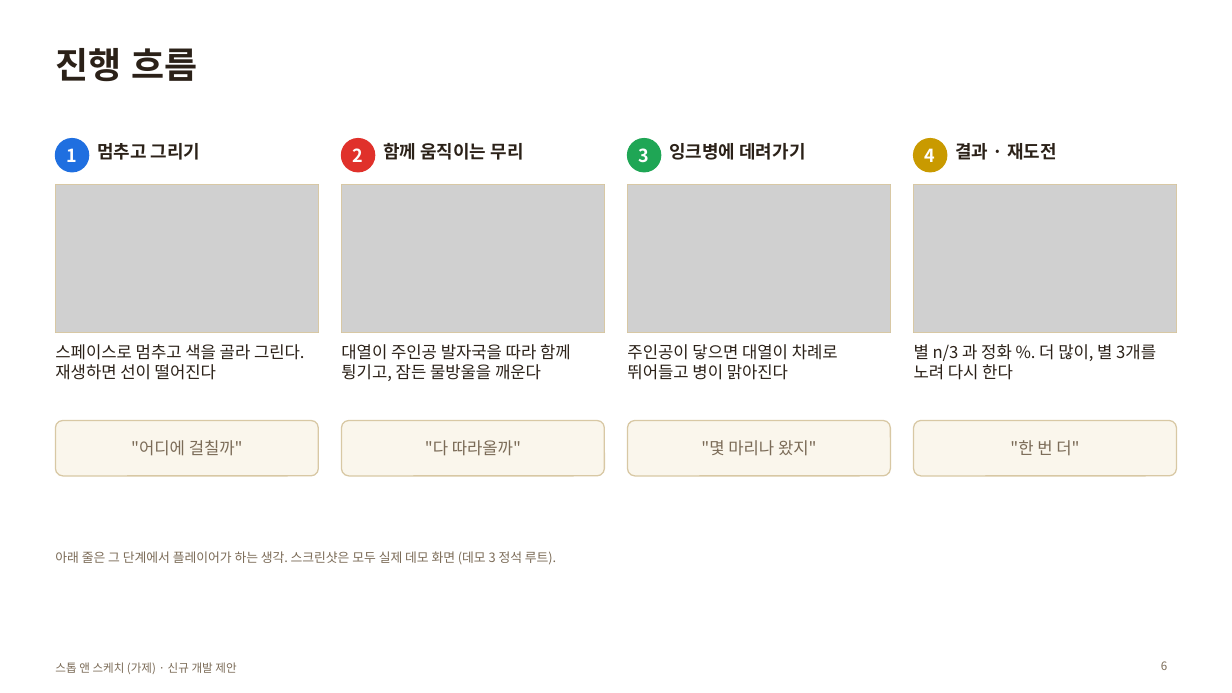
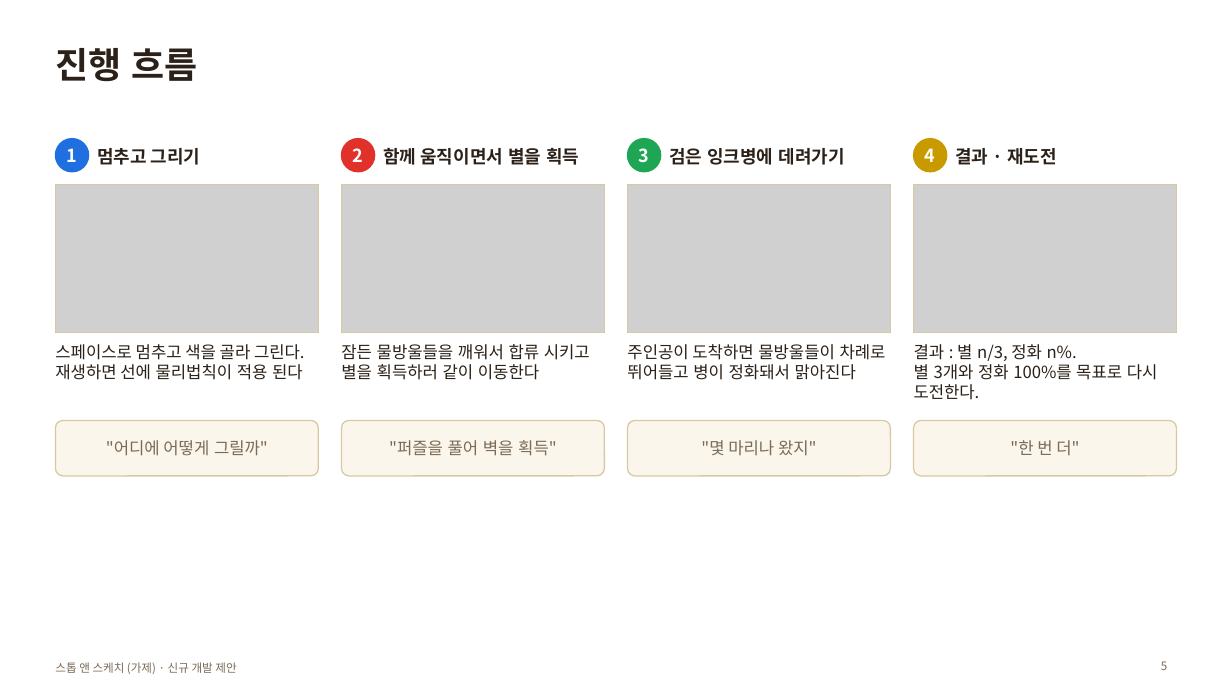
Before and after one commit to willy9068/Stop-Sketch, a slide deck: slide 5 of 스톱앤스케치_제안서.pptx (slide 6 before the commit). Drawn at 1232x693 pixels with LibreOffice and Linux fonts; fonts in the diff are those of the drawing; grey boxes stand for pictures. Boxes give left, top, right and bottom in pixels: in the first picture for what was removed or moved away, otherwise in the second. Text is boxed around its words. In the diff, an @@ line names an element or a change of style, - is before the commit and + after.

```diff
--- a/스톱앤스케치_제안서.pptx
+++ b/스톱앤스케치_제안서.pptx
@@ text "멈추고 그리기": place and size @@
-text "멈추고 그리기" at [97,143,201,160]
+text "멈추고 그리기" at [97,148,201,165]
@@ text at [383,148,579,165]: text changed @@
-함께 움직이는 무리
+함께 움직이면서 별을 획득
@@ text at [669,148,845,165]: text changed @@
-잉크병에 데려가기
+검은 잉크병에 데려가기
@@ text "결과 · 재도전": place and size @@
-text "결과 · 재도전" at [955,143,1057,160]
+text "결과 · 재도전" at [955,148,1057,165]
@@ text at [55,344,304,380]: text changed @@
-스페이스로 멈추고 색을 골라 그린다. 재생하면 선이 떨어진다
+스페이스로 멈추고 색을 골라 그린다. 재생하면 선에 물리법칙이 적용 된다
@@ text at [341,344,590,380]: text changed @@
-대열이 주인공 발자국을 따라 함께 튕기고, 잠든 물방울을 깨운다
+잠든 물방울들을 깨워서 합류 시키고 별을 획득하러 같이 이동한다
@@ text at [627,344,886,380]: text changed @@
-주인공이 닿으면 대열이 차례로 뛰어들고 병이 맑아진다
+주인공이 도착하면 물방울들이 차례로 뛰어들고 병이 정화돼서 맑아진다
@@ text at [914,344,1158,400]: text changed @@
-별 n/3 과 정화 %. 더 많이, 별 3개를 노려 다시 한다
+결과 : 별 n/3, 정화 n%.
+별 3개와 정화 100%를 목표로 다시 도전한다.
@@ text at [106,440,268,456]: text changed @@
-"어디에 걸칠까"
+"어디에 어떻게 그릴까"
@@ text at [389,440,556,456]: text changed @@
-"다 따라올까"
+"퍼즐을 풀어 벽을 획득"
@@ text removed at [55,551,556,565] @@
-아래 줄은 그 단계에서 플레이어가 하는 생각. 스크린샷은 모두 실제 데모 화면 (데모 3 정석 루트).
@@ page number at [1161,661,1167,670]: text changed @@
-6
+5
```
Also in this commit, not shown: 3 other slides changed, 3 slides removed, 8 other files.
